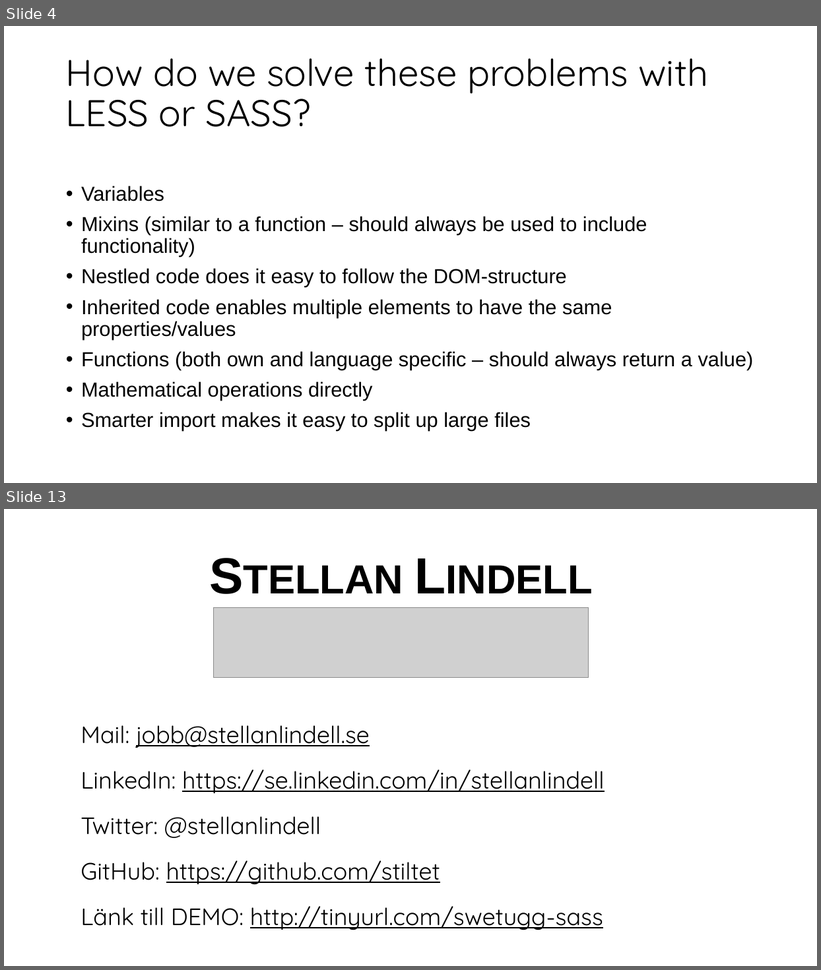
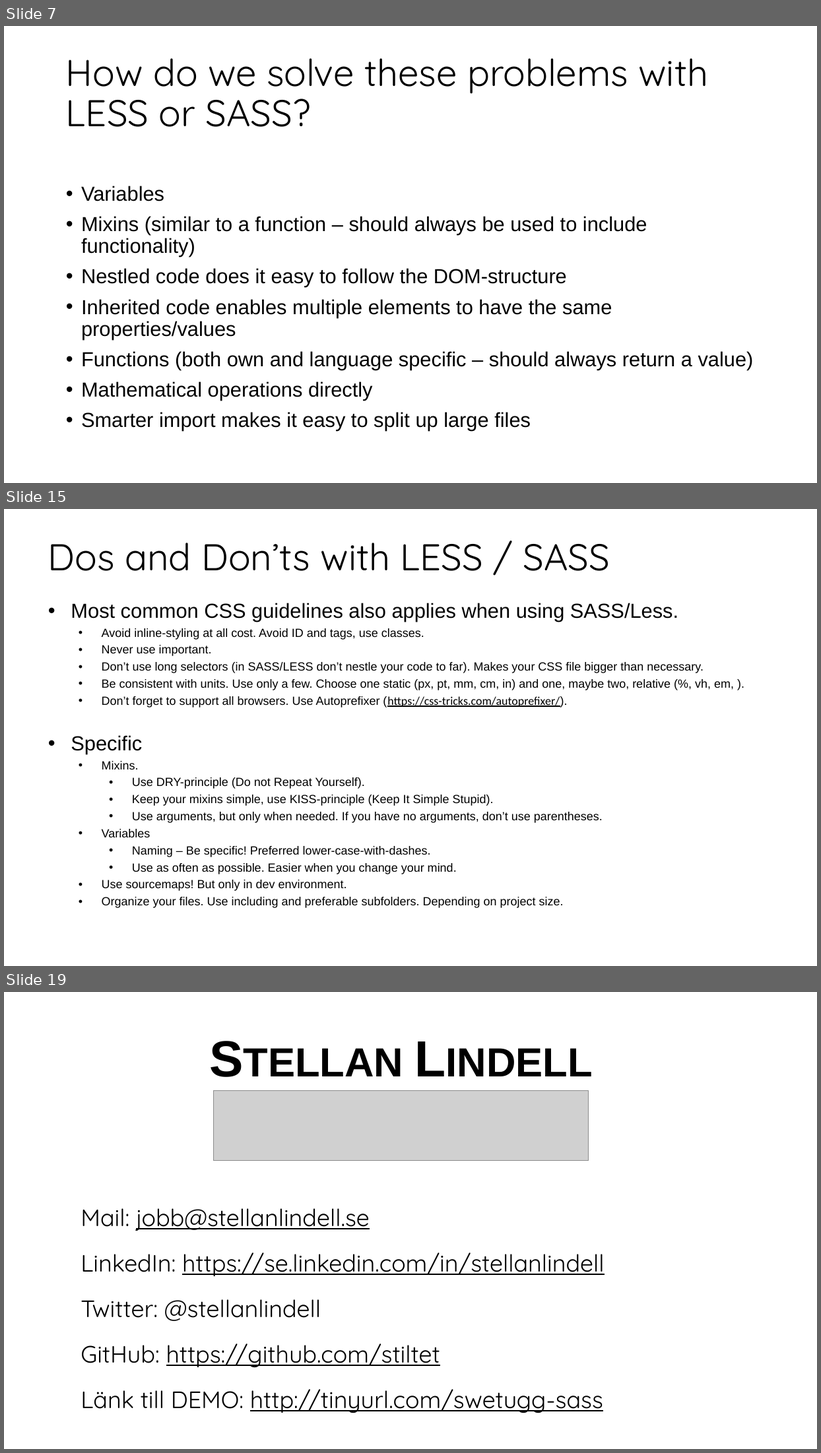
Before and after one commit to stiltet/SASS-Code-Example-Demo, a slide deck: Presentation.pptx. Shown one above the other, each under a label of ours: slides 4 and 13 before the commit, slides 7, 15 and 19 after it; the slides between them are not shown. The pictures are 821x970 and 821x1453 pixels, drawn with LibreOffice and Linux fonts; fonts in the diff are those of the drawing; grey boxes stand for pictures. Boxes give left, top, right and bottom in pixels: in the first picture for what was removed or moved away, otherwise in the second. Text is boxed around its words. In the diff, an @@ line names an element or a change of style, - is before the commit and + after.

```diff
--- a/Presentation.pptx
+++ b/Presentation.pptx
@@ slide 15 added at [4,509,817,966], background #FFFFFF @@
@@ title added at [48,543,611,571], 44 pt, text #000000 @@
+Dos and Don’ts with LESS / SASS
@@ text added at [71,603,734,908], 14 pt, text #000000 @@
+• Most common CSS guidelines also applies when using SASS/Less.
+  • Avoid inline-styling at all cost. Avoid ID and tags, use classes.
+  • Never use important.
+  • Don’t use long selectors (in SASS/LESS don’t nestle your code to far). Makes your CSS file bigger than necessary.
+  • Be consistent with units. Use only a few. Choose one static (px, pt, mm, cm, in) and one, maybe two, relative (%, vh, em, ).
+  • Don’t forget to support all browsers. Use Autoprefixer (https://css-tricks.com/autoprefixer/).
+• Specific
+  • Mixins.
+    • Use DRY-principle (Do not Repeat Yourself).
+    • Keep your mixins simple, use KISS-principle (Keep It Simple Stupid).
+    • Use arguments, but only when needed. If you have no arguments, don’t use parentheses.
+  • Variables
+    • Naming – Be specific! Preferred lower-case-with-dashes.
+    • Use as often as possible. Easier when you change your mind.
+  • Use sourcemaps! But only in dev environment.
+  • Organize your files. Use including and preferable subfolders. Depending on project size.
@@ what was slide 4 is now slide 7 @@
@@ what was slide 13 is now slide 19 @@
```
Also in this commit, not shown: 9 slides changed, 5 other slides added, 9 other files.
